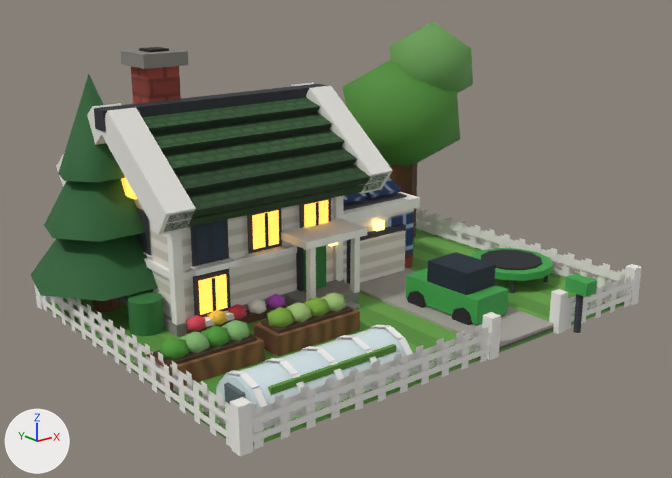
An edit to the glTF model game/assets/models/homestead_modern_green.glb, drawn before and after from the same camera.
Before and after are seen from a camera (50 mm lens) standing at (-0.603, -0.74, 0.371) and looking at (-0.022, -0.013, 0.081). Every picture has the same lights, and +X, +Y and +Z are marked at lower left. The first picture is the older version. Vertices at exactly the same position are counted once.

In view in the first picture: 'homestead_modern_green'.
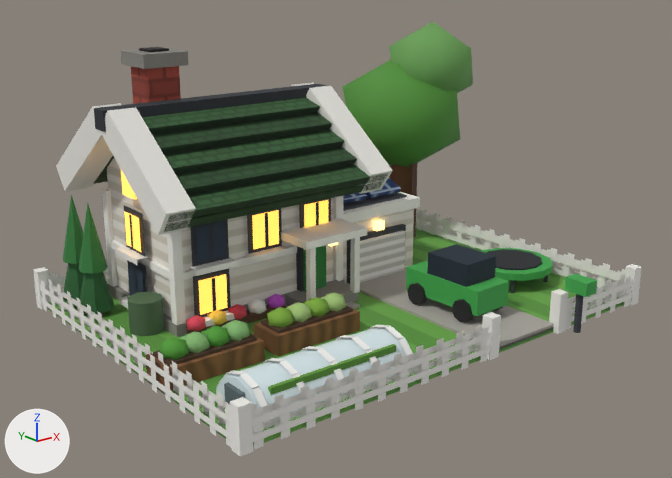
The change, as a list of edits to the scene's bpy script:
```text
Change me_cube:
    used by ob_homestead_modern_green
    remove me_cube.from_pydata(...)  # 1942 vertices, 1924 faces; spans x -0.284..0.291, y -0.222..0.216, z -0.003..0.281
    add me_cube.from_pydata(...)  # 1922 vertices, 1918 faces; spans x -0.259..0.291, y -0.222..0.216, z -0.003..0.281
    me_cube part 1: the loose piece of 8 vertices spanning x 0.055..0.101, y -0.134..-0.078, z 0.033..0.057 is scaled about its middle by (1.09, 1.85, 1.08), then moved by (0.0, 0.006, -0.015)
    me_cube part 2: the loose piece of 8 vertices spanning x 0.055..0.101, y -0.134..-0.078, z 0.033..0.057 is copied, and the copy is moved by (0.0, 0.0, 0.009); it spans x 0.055..0.101, y -0.134..-0.078, z 0.042..0.066
    me_cube part 3: the loose piece of 16 vertices spanning x 0.05..0.059, y -0.145..-0.121, z -0.003..0.021 is moved by (0.0, 0.0, 0.009)
    me_cube part 4: the loose piece of 16 vertices spanning x 0.048..0.057, y -0.081..-0.057, z -0.003..0.021 is moved by (0.0, 0.0, 0.009)
    me_cube part 5: a new loose piece, a 7-sided cone pointing to +z spanning x -0.237..-0.208, y 0.114..0.143, z 0.052..0.123, in mat_baked (picture img_bake)
    me_cube part 6: a new loose piece, a 7-sided cone pointing to +z spanning x -0.237..-0.208, y 0.154..0.183, z 0.052..0.123, in mat_baked (picture img_bake)
    me_cube part 7: 16 loose pieces with 76 vertices, spanning x -0.246..0.103, y -0.151..0.174, z 0.008..0.25, are deleted
    me_cube part 8
    30 vertices are removed from x -0.284..-0.131, y 0.065..0.213, z -0.003..0.196
    48 faces are deleted
    4 vertices in x -0.173, y 0.071, z 0.011..0.072 move by (-0.028, 0.048, 0.0)
    2 vertices move from x -0.172, y 0.119, z 0.011..0.066 to x -0.201, y 0.071, z 0.011..0.066
    44 vertices are added at x -0.241..-0.19, y 0.071..0.187, z -0.003..0.117
    10 new vertices lie (0.0, 0.0, 0.02) away from vertices in x -0.228..-0.217, y 0.123..0.174, z -0.003
    8 new vertices lie (0.0, 0.0, 0.036) away from vertices in x -0.193..-0.192, y 0.079..0.111, z 0.021..0.076
    58 new faces join them, mat_baked (picture img_bake)
    2 new faces join them, mat_win_lit (orange #ffcf6b, glowing orange #ffb84a)
    me_cube part 9: 74 kept faces spanning x -0.252..0.227, y -0.08..0.214, z -0.003..0.254 get new texture (UV) coordinates
    other edits to the shape of me_cube do not show in these pictures
```

What differs and where, as boxes (x1, y1, x2, y2) in the pictures (672 x 478 px; the box of a moved part takes in the faces that stretch with it):
'homestead_modern_green', reshaped: before (31, 22, 642, 457); after (33, 22, 642, 457)
part 1 of me_cube, moved or reshaped: before (427, 252, 496, 295); after (406, 261, 509, 316)
part 2 of me_cube, added: after (427, 244, 496, 287)
part 3 of me_cube, moved or reshaped: before (452, 308, 473, 325); after (452, 299, 474, 322)
part 4 of me_cube, moved or reshaped: before (407, 291, 426, 308); after (407, 283, 428, 305)
part 5 of me_cube, added (green): after (79, 203, 108, 274)
part 6 of me_cube, added (green): after (63, 195, 83, 264)
part 7 of me_cube, deleted (mostly hidden): before (58, 74, 509, 325)
part 8 of me_cube, moved or reshaped: before (31, 179, 158, 312); after (63, 205, 149, 315)
part 9 of me_cube, surface changed: (127, 115, 414, 386) in both
